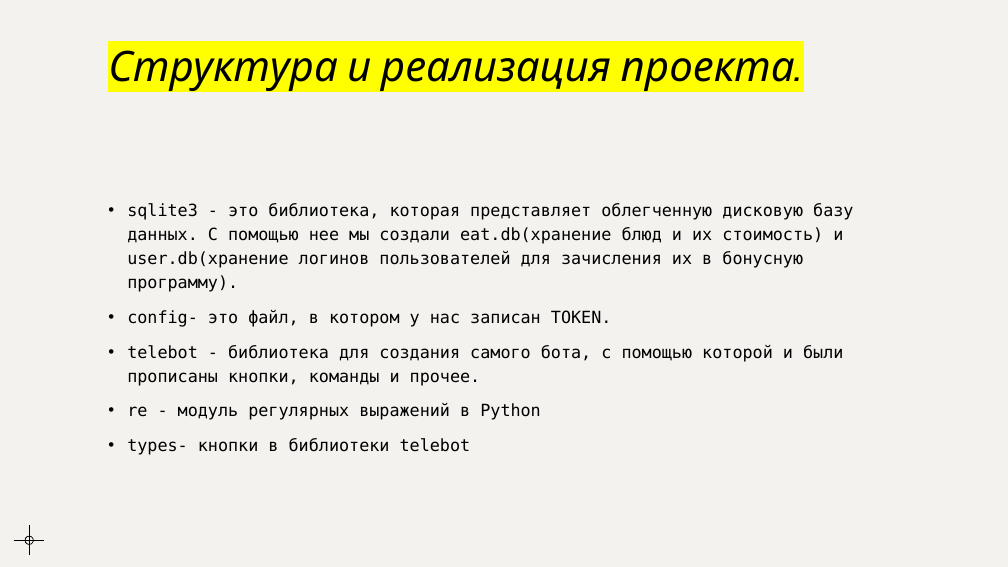
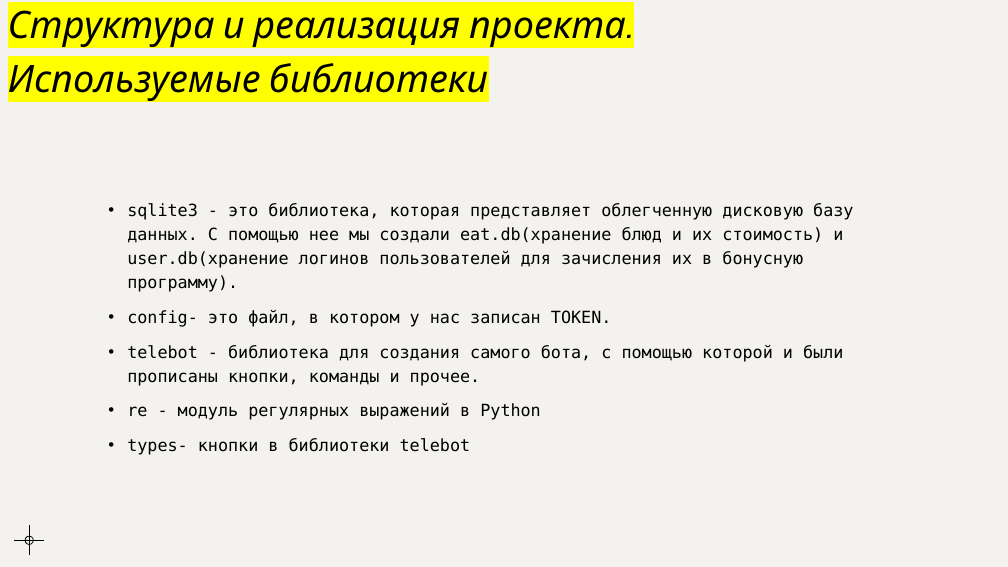
Before and after one commit to serzhana300/telegram_bot_yandex, a slide deck: slide 7 of documentation/Презентация 4.pptx (slide 5 before the commit). Drawn at 1008x567 pixels with LibreOffice and Linux fonts; fonts in the diff are those of the drawing. Boxes give left, top, right and bottom in pixels: in the first picture for what was removed or moved away, otherwise in the second. Text is boxed around its words. In the diff, an @@ line names an element or a change of style, - is before the commit and + after.

```diff
--- a/documentation/Презентация 4.pptx
+++ b/documentation/Презентация 4.pptx
@@ title at [8,10,626,101]: text changed; size 40 to 36 pt @@
-Структура и реализация проекта.
+Структура и реализация проекта.
+Используемые библиотеки
```
Also in this commit, not shown: 7 other slides changed, 5 slides added, 2 other files.
